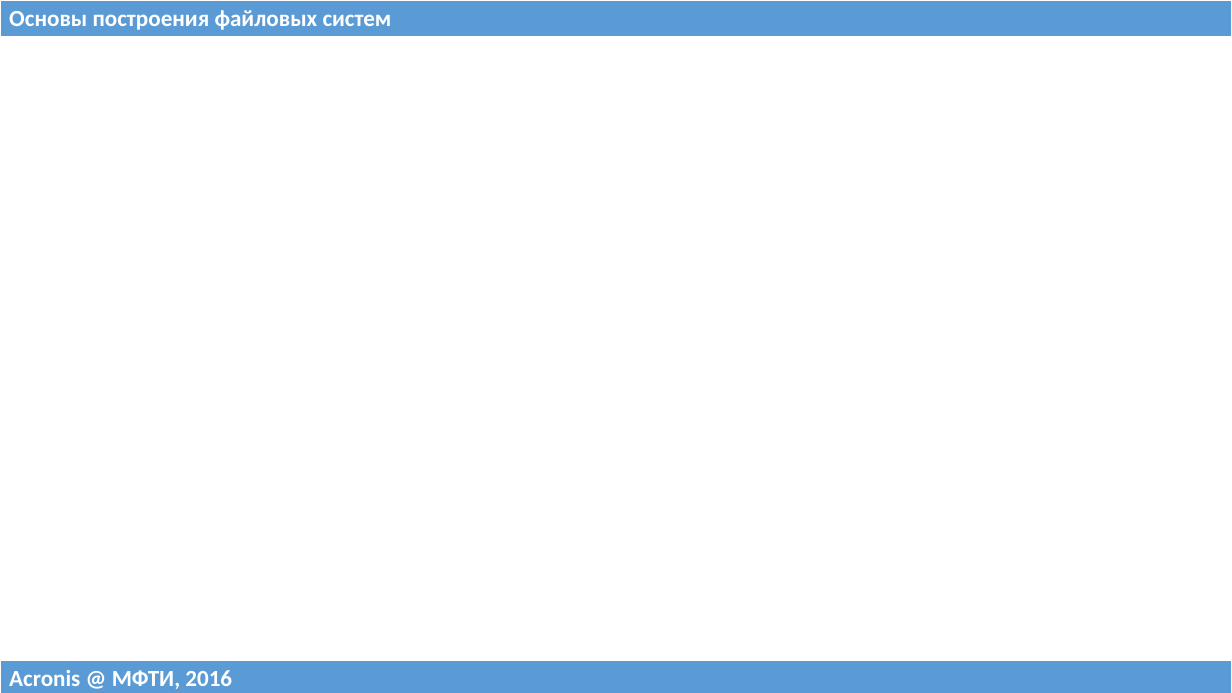
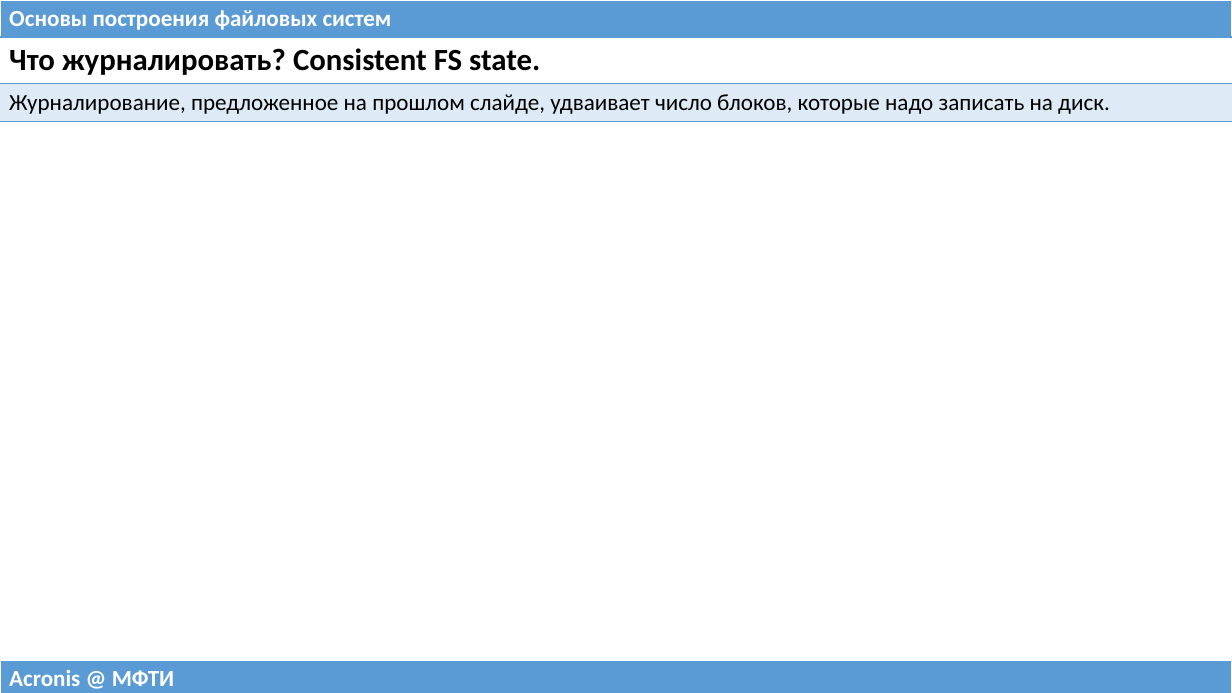
Before and after one commit to 75cc8545e7b021ed280ed0ef99fc7fc4/filesystems-101, a slide deck: slide 18 of talks/src/class05.pptx (slide 24 before the commit). Drawn at 1232x693 pixels with LibreOffice and Linux fonts; fonts in the diff are those of the drawing. Boxes give left, top, right and bottom in pixels: in the first picture for what was removed or moved away, otherwise in the second. Text is boxed around its words. In the diff, an @@ line names an element or a change of style, - is before the commit and + after.

```diff
--- a/talks/src/class05.pptx
+++ b/talks/src/class05.pptx
@@ table added at box(0, 37, 1232, 120), 2 rows, 1 columns @@
+Что журналировать? Consistent FS state.
+Журналирование, предложенное на прошлом слайде, удваивает число блоков, которые надо записать на диск.
@@ table at box(0, 660, 1232, 693) @@
-row 1, column 1: Acronis @ МФТИ, 2016
+row 1, column 1: Acronis @ МФТИ
```
Also in this commit, not shown: 9 other slides changed, 24 slides added, 14 slides removed, 1 other file.
